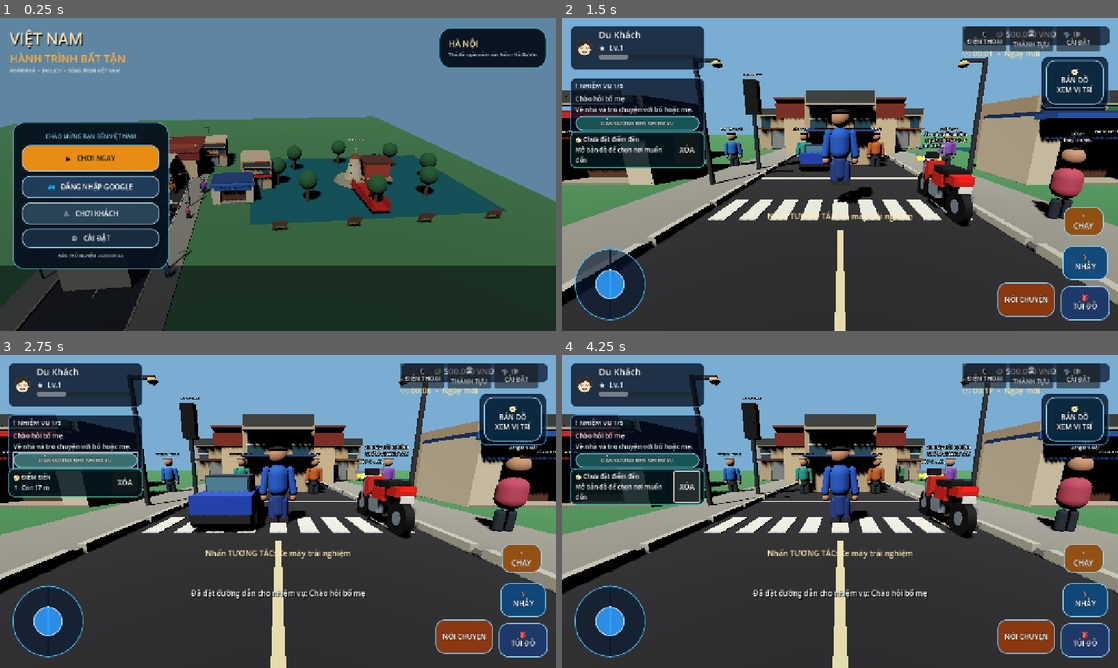
Above: before the commit, frames 1-4 (two rows, left to right).
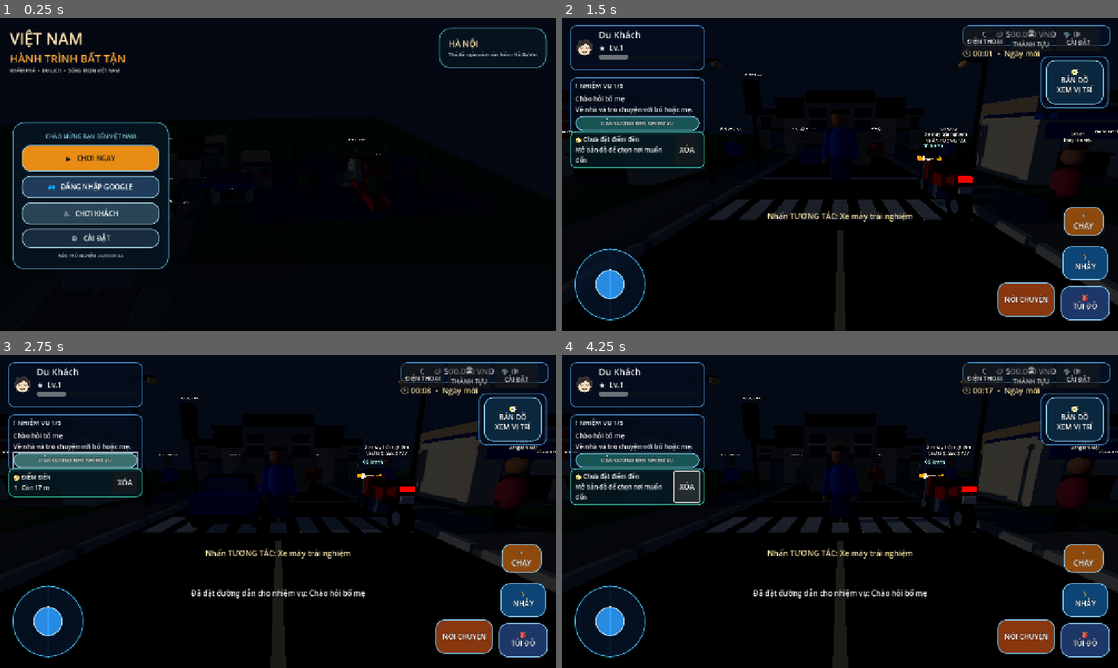
Above: after the commit, the same moments.

Repository: temu838655-dev/Vi-t-Nam-Du-L-ch
Game: Godot game, scene res://scenes/main.tscn
Same seed, same stepped clock (60 frames per second), same inputs: the game is played once before the commit and once after it.
Inputs:
- Up to frame 1 (0.25 s): no input
- Up to frame 2 (1.5 s): click "▶ CHƠI NGAY" at 0.5 s; click "BẮT ĐẦU HÀNH TRÌNH MỚI" at 1.25 s
- Up to frame 3 (2.75 s): click "DẪN ĐƯỜNG ĐẾN NHIỆM VỤ" at 2 s
- Up to frame 4 (4.25 s): click "XÓA" at 2.75 s; click "XÓA" at 3.5 s

The runs differ from the first frame. In frame 1, 80% of the frame differs, in the area x 0-100%, y 0-100%; in frame 2, 80%; in frame 3, 78%; in frame 4, 78%.

Commit message:
Add dynamic day night lighting cycle

Diff:
--- a/Godot/scripts/main.gd
+++ b/Godot/scripts/main.gd
@@ -44,14 +44,24 @@
 var autosave_elapsed := 0.0
 var menu_layer: CanvasLayer
 var menu_camera: Camera3D
+var world_environment: WorldEnvironment
+var sun_light: DirectionalLight3D
+var lighting_update_elapsed := 0.0
 
 func _ready() -> void:
+	world_environment = get_node_or_null("WorldEnvironment") as WorldEnvironment
+	sun_light = get_node_or_null("DirectionalLight3D") as DirectionalLight3D
 	_build_prototype_world()
+	_update_day_night()
 	_spawn_family_and_career_board()
 	_show_main_menu()
 
 func _process(delta: float) -> void:
 	GameState.advance_world_clock(delta)
+	lighting_update_elapsed += delta
+	if lighting_update_elapsed >= 0.5:
+		lighting_update_elapsed = 0.0
+		_update_day_night()
 	if not is_instance_valid(player):
 		return
 	if GameState.tutorial_stage == 1:
@@ -66,6 +76,30 @@
 	if autosave_elapsed >= 15.0:
 		autosave_elapsed = 0.0
 		_save_current_game()
+
+
+func _update_day_night() -> void:
+	if not is_instance_valid(world_environment) or world_environment.environment == null:
+		return
+	var hour := fposmod(GameState.world_time_seconds, 240.0) / 10.0
+	var sun_height := sin((hour - 6.0) / 12.0 * PI)
+	var daylight := smoothstep(-0.12, 0.18, sun_height)
+	var dawn := clampf(1.0 - absf(hour - 6.0) / 2.2, 0.0, 1.0)
+	var dusk := clampf(1.0 - absf(hour - 18.0) / 2.2, 0.0, 1.0)
+	var warm_horizon := maxf(dawn, dusk)
+	var environment: Environment = world_environment.environment
+	var night_sky := Color(0.018, 0.035, 0.085)
+	var day_sky := Color(0.48, 0.68, 0.82)
+	var horizon_sky := Color(0.92, 0.42, 0.24)
+	environment.background_color = night_sky.lerp(day_sky, daylight).lerp(horizon_sky, warm_horizon * 0.62)
+	environment.ambient_light_color = Color(0.12, 0.16, 0.27).lerp(Color(0.78, 0.82, 0.86), daylight)
+	environment.ambient_light_energy = lerpf(0.28, 0.82, daylight)
+	if is_instance_valid(sun_light):
+		var daylight_color := Color(1.0, 0.97, 0.88)
+		var sunset_color := Color(1.0, 0.58, 0.34)
+		sun_light.light_color = daylight_color.lerp(sunset_color, warm_horizon * 0.78)
+		sun_light.light_energy = lerpf(0.025, 1.15, daylight)
+		sun_light.rotation = Vector3(deg_to_rad(-10.0 - daylight * 68.0), deg_to_rad(hour * 15.0 - 90.0), 0.0)
 
 func _notification(what: int) -> void:
 	if what == NOTIFICATION_WM_CLOSE_REQUEST or what == NOTIFICATION_APPLICATION_PAUSED:
